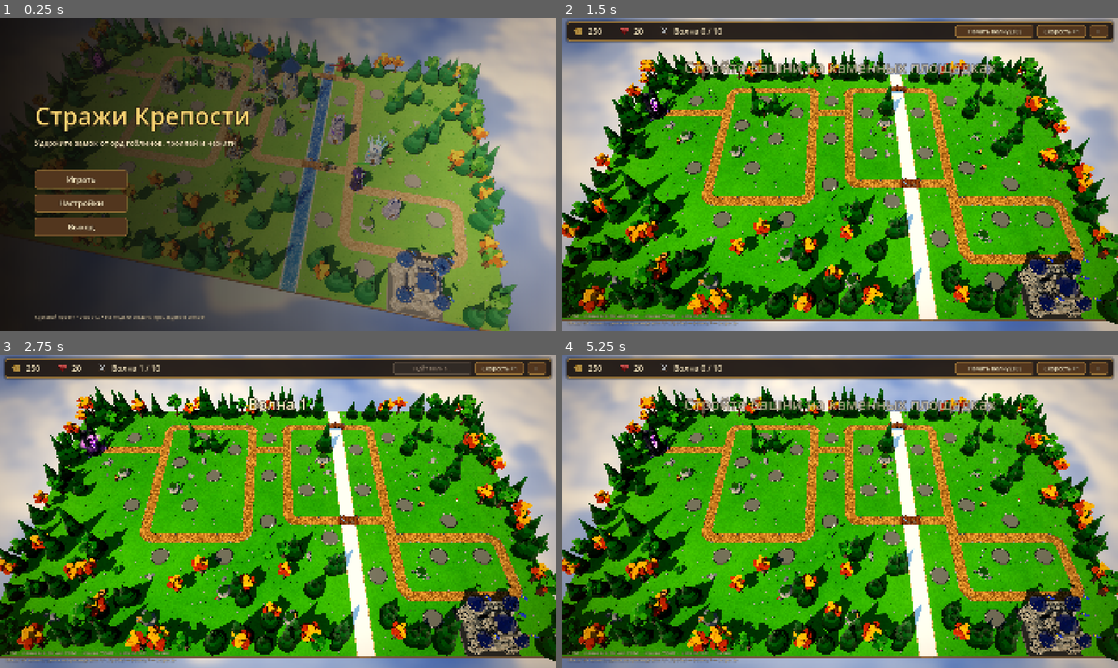
Above: before the commit, frames 1-4 (two rows, left to right).
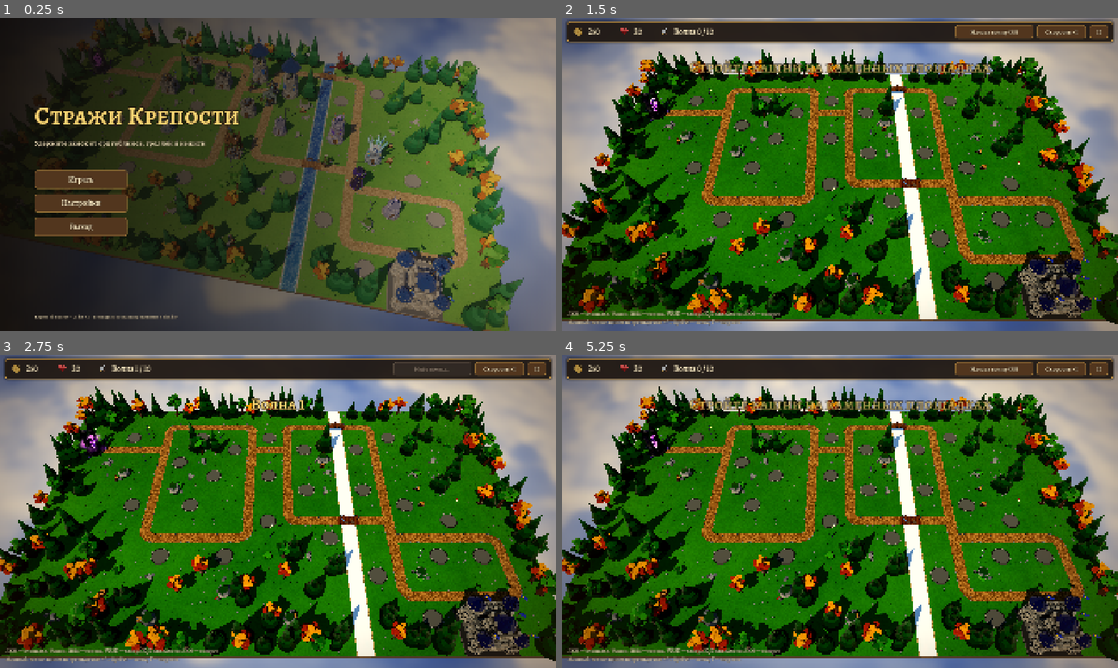
Above: after the commit, the same moments.

Repository: Aveyi/kurs-tower-defence
Game: Godot game, scene res://scenes/ui/main_menu.tscn
Two runs of this game, one before a commit and one after it. Both use one fixed random seed, a clock stepped at 60 frames per second and the inputs below.
Inputs:
- Up to frame 1 (0.25 s): no input
- Up to frame 2 (1.5 s): click "Играть" at 0.5 s; click "Играть" at 1.25 s
- Up to frame 3 (2.75 s): click "Начать волну (30)" at 2 s
- Up to frame 4 (5.25 s): click "Скорость ×1" at 2.75 s; click "Скорость ×2" at 3.5 s; click "II" at 4.25 s; click "Начать заново" at 5 s

The runs differ from the first frame. In frame 1, 32% of the frame differs, in the area x 6-100%, y 0-100%; in frame 2, 80%, in the area x 0-100%, y 0-100%; in frame 3, 80%; in frame 4, 80%.

Commit message:
Шрифты, превью улучшения, предупреждение о боссе, вращение камеры мышью
- Шрифты Alegreya / Alegreya SC (SIL OFL) с кириллицей для всего интерфейса
- При наведении на «Улучшить» панель показывает изменения (урон 70 → 85),
  круг дальности — новый радиус
- На волнах с боссом надпись «Приближается Некромант» посередине экрана
- Сцена темнее: экспозиция, рассеянный свет, приглушённая трава
- Вращение и наклон камеры зажатой левой кнопкой мыши; выбор площадки
  теперь по отпусканию кнопки
- Версия сборок 1.1

Co-Authored-By: Claude Opus 5.5 <noreply@anthropic.com>

Diff:
--- /dev/null
+++ b/assets/fonts/title_font.tres
@@ -0,0 +1,10 @@
+[gd_resource type="FontVariation" format=3]
+
+[ext_resource type="FontFile" path="res://assets/fonts/AlegreyaSC-Bold.ttf" id="1_alegreya_sc"]
+
+[resource]
+base_font = ExtResource("1_alegreya_sc")
+opentype_features = {
+1819178349: 1
+}
+spacing_glyph = 1
--- /dev/null
+++ b/assets/fonts/ui_font.tres
@@ -0,0 +1,12 @@
+[gd_resource type="FontVariation" format=3]
+
+[ext_resource type="FontFile" path="res://assets/fonts/Alegreya-Variable.ttf" id="1_alegreya"]
+
+[resource]
+base_font = ExtResource("1_alegreya")
+variation_opentype = {
+2003265652: 650
+}
+opentype_features = {
+1819178349: 1
+}
--- a/assets/ui/theme.tres
+++ b/assets/ui/theme.tres
@@ -1,4 +1,7 @@
 [gd_resource type="Theme" format=3]
+
+[ext_resource type="FontVariation" path="res://assets/fonts/ui_font.tres" id="1_ui_font"]
+[ext_resource type="FontVariation" path="res://assets/fonts/title_font.tres" id="2_title_font"]
 
 [sub_resource type="StyleBoxFlat" id="StyleBoxFlat_panel"]
 content_margin_left = 18.0
@@ -101,7 +104,8 @@
 corner_radius_bottom_left = 6
 
 [resource]
-default_font_size = 20
+default_font = ExtResource("1_ui_font")
+default_font_size = 22
 Button/colors/font_color = Color(0.97, 0.91, 0.76, 1)
 Button/colors/font_hover_color = Color(1, 0.96, 0.82, 1)
 Button/colors/font_pressed_color = Color(0.92, 0.82, 0.6, 1)
@@ -122,3 +126,6 @@
 TooltipLabel/colors/font_color = Color(0.97, 0.91, 0.76, 1)
 TooltipLabel/font_sizes/font_size = 18
 TooltipPanel/styles/panel = SubResource("StyleBoxFlat_tooltip")
+TitleLabel/base_type = &"Label"
+TitleLabel/colors/font_color = Color(0.98, 0.84, 0.45, 1)
+TitleLabel/fonts/font = ExtResource("2_title_font")
--- a/scenes/game/game.tscn
+++ b/scenes/game/game.tscn
@@ -40,8 +40,10 @@
 sky = SubResource("Sky_main")
 ambient_light_source = 3
 ambient_light_sky_contribution = 0.6
-ambient_light_energy = 0.55
+ambient_light_energy = 0.38
 tonemap_mode = 2
+tonemap_exposure = 0.78
+tonemap_white = 1.3
 ssao_enabled = true
 ssao_radius = 1.2
 ssao_intensity = 1.6
@@ -59,8 +61,8 @@
 
 [node name="Sun" type="DirectionalLight3D" parent="."]
 rotation = Vector3(-0.85, -0.6, 0)
-light_color = Color(1, 0.96, 0.88, 1)
-light_energy = 1.15
+light_color = Color(1, 0.94, 0.84, 1)
+light_energy = 1.05
 shadow_enabled = true
 directional_shadow_max_distance = 70.0
 
--- a/scenes/ui/hud.tscn
+++ b/scenes/ui/hud.tscn
@@ -6,6 +6,14 @@
 [ext_resource type="Texture2D" path="res://assets/ui/icons/heart.png" id="4_heart"]
 [ext_resource type="Texture2D" path="res://assets/ui/icons/wave.png" id="5_wave"]
 
+[sub_resource type="Gradient" id="Gradient_shade"]
+offsets = PackedFloat32Array(0, 0.25, 0.75, 1)
+colors = PackedColorArray(0.06, 0.01, 0.02, 0, 0.06, 0.01, 0.02, 0.72, 0.06, 0.01, 0.02, 0.72, 0.06, 0.01, 0.02, 0)
+
+[sub_resource type="GradientTexture2D" id="GradientTexture2D_shade"]
+gradient = SubResource("Gradient_shade")
+fill_to = Vector2(1, 0)
+
 [node name="HUD" type="CanvasLayer"]
 process_mode = 3
 script = ExtResource("1_hud")
@@ -125,6 +133,7 @@
 theme_override_constants/separation = 8
 
 [node name="Title" type="Label" parent="Root/BuildPanel/VBox"]
+theme_type_variation = &"TitleLabel"
 layout_mode = 2
 theme_override_font_sizes/font_size = 24
 text = "Постройка башни"
@@ -172,6 +181,7 @@
 alignment = 1
 
 [node name="TowerName" type="Label" parent="Root/TowerPanel/VBox/Header/Names"]
+theme_type_variation = &"TitleLabel"
 unique_name_in_owner = true
 layout_mode = 2
 theme_override_font_sizes/font_size = 28
@@ -183,13 +193,17 @@
 theme_override_colors/font_color = Color(0.85, 0.72, 0.45, 1)
 text = "Уровень 1 из 3"
 
-[node name="TowerStats" type="Label" parent="Root/TowerPanel/VBox"]
+[node name="TowerStats" type="RichTextLabel" parent="Root/TowerPanel/VBox"]
 unique_name_in_owner = true
 layout_mode = 2
 size_flags_vertical = 3
-theme_override_font_sizes/font_size = 19
+theme_override_colors/default_color = Color(0.97, 0.91, 0.76, 1)
+theme_override_font_sizes/normal_font_size = 20
+theme_override_font_sizes/bold_font_size = 20
+bbcode_enabled = true
 text = "Урон: 10"
-autowrap_mode = 2
+fit_content = true
+scroll_active = false
 
 [node name="UpgradeButton" type="Button" parent="Root/TowerPanel/VBox"]
 unique_name_in_owner = true
@@ -206,6 +220,7 @@
 text = "Продать"
 
 [node name="Banner" type="Label" parent="Root"]
+theme_type_variation = &"TitleLabel"
 unique_name_in_owner = true
 layout_mode = 1
 anchors_preset = 10
@@ -219,6 +234,60 @@
 horizontal_alignment = 1
 vertical_alignment = 1
 
+[node name="BossWarning" type="Control" parent="Root"]
+unique_name_in_owner = true
+layout_mode = 1
+anchors_preset = 14
+anchor_top = 0.5
+anchor_right = 1.0
+anchor_bottom = 0.5
+offset_top = -120.0
+offset_bottom = 80.0
+grow_horizontal = 2
+grow_vertical = 2
+mouse_filter = 2
+
+[node name="Shade" type="TextureRect" parent="Root/BossWarning"]
+layout_mode = 1
+anchors_preset = 15
+anchor_right = 1.0
+anchor_bottom = 1.0
+grow_horizontal = 2
+grow_vertical = 2
+mouse_filter = 2
+texture = SubResource("GradientTexture2D_shade")
+expand_mode = 1
+
+[node name="Box" type="VBoxContainer" parent="Root/BossWarning"]
+layout_mode = 1
+anchors_preset = 15
+anchor_right = 1.0
+anchor_bottom = 1.0
+grow_horizontal = 2
+grow_vertical = 2
+mouse_filter = 2
+alignment = 1
+
+[node name="BossTitle" type="Label" parent="Root/BossWarning/Box"]
+unique_name_in_owner = true
+layout_mode = 2
+theme_type_variation = &"TitleLabel"
+theme_override_colors/font_color = Color(1, 0.42, 0.3, 1)
+theme_override_colors/font_outline_color = Color(0.12, 0.02, 0.03, 1)
+theme_override_constants/outline_size = 16
+theme_override_font_sizes/font_size = 76
+text = "Приближается Некромант"
+horizontal_alignment = 1
+
+[node name="BossSubtitle" type="Label" parent="Root/BossWarning/Box"]
+unique_name_in_owner = true
+layout_mode = 2
+theme_override_colors/font_color = Color(1, 0.86, 0.72, 1)
+theme_override_constants/outline_size = 10
+theme_override_font_sizes/font_size = 28
+text = "Босс"
+horizontal_alignment = 1
+
 [node name="Hint" type="Label" parent="Root"]
 modulate = Color(1, 1, 1, 0.75)
 layout_mode = 1
@@ -226,12 +295,12 @@
 anchor_top = 1.0
 anchor_bottom = 1.0
 offset_left = 20.0
-offset_top = -64.0
-offset_right = 560.0
+offset_top = -72.0
+offset_right = 760.0
 offset_bottom = -14.0
 grow_vertical = 0
-theme_override_font_sizes/font_size = 15
-text = "ЛКМ — площадка / башня, ПКМ — отмена, WASD — камера, Q/E — поворот
+theme_override_font_sizes/font_size = 18
+text = "ЛКМ — площадка / башня, ПКМ — отмена, WASD — камера, Q/E или зажатая ЛКМ — поворот
 Масштаб: колесо, щипок на трекпаде или +/−. Пробел — волна, F — скорость"
 
 [node name="PauseMenu" type="Control" parent="Root"]
@@ -333,6 +402,7 @@
 theme_override_constants/separation = 14
 
 [node name="EndTitle" type="Label" parent="Root/EndScreen/Center/Panel/VBox"]
+theme_type_variation = &"TitleLabel"
 unique_name_in_owner = true
 layout_mode = 2
 theme_override_font_sizes/font_size = 56
--- a/scenes/ui/main_menu.tscn
+++ b/scenes/ui/main_menu.tscn
@@ -56,8 +56,8 @@
 theme_override_constants/separation = 18
 
 [node name="Title" type="Label" parent="VBox"]
+theme_type_variation = &"TitleLabel"
 layout_mode = 2
-theme_override_colors/font_color = Color(0.98, 0.84, 0.45, 1)
 theme_override_constants/outline_size = 14
 theme_override_font_sizes/font_size = 84
 text = "Стражи Крепости"
--- a/scripts/entities/effects.gd
+++ b/scripts/entities/effects.gd
@@ -60,6 +60,7 @@
 static var _process_materials := {}
 static var _draw_meshes := {}
 static var _sphere: SphereMesh
+static var _label_font: Font = preload("res://assets/fonts/title_font.tres")
 
 
 ## One-shot particle burst at `at`. `direction` turns the preset's main direction (e.g. a muzzle).
@@ -124,7 +125,8 @@
 static func floating_text(parent: Node, at: Vector3, text: String, color: Color) -> void:
 	var label := Label3D.new()
 	label.text = text
-	label.font_size = 56
+	label.font = _label_font
+	label.font_size = 60
 	label.outline_size = 14
 	label.pixel_size = 0.006
 	label.modulate = color
--- a/scripts/game/build_controller.gd
+++ b/scripts/game/build_controller.gd
@@ -18,6 +18,7 @@
 var _hover: MeshInstance3D
 var _selection: MeshInstance3D
 var _ring: MeshInstance3D
+var _press_on_map := false
 
 
 func setup(owner_game: Game) -> void:
@@ -57,10 +58,15 @@
 		return
 	if event is InputEventMouseMotion:
 		_update_hover(event.position)
-	elif event is InputEventMouseButton and event.pressed:
-		if event.button_index == MOUSE_BUTTON_LEFT:
-			_click(event.position)
-		elif event.button_index == MOUSE_BUTTON_RIGHT:
+	elif event is InputEventMouseButton:
+		# select on release, unless the press turned into a camera rotation (see CameraRig)
+		if event.button_index == MOUSE_BUTTON_LEFT and event.pressed:
+			_press_on_map = true
+		elif event.button_index == MOUSE_BUTTON_LEFT:
+			if _press_on_map and not game.camera_rig.rotated_since_press:
+				_click(event.position)
+			_press_on_map = false
+		elif event.button_index == MOUSE_BUTTON_RIGHT and event.pressed:
 			clear()
 
 
--- a/scripts/game/camera_rig.gd
+++ b/scripts/game/camera_rig.gd
@@ -1,7 +1,8 @@
 class_name CameraRig
 extends Node3D
 ## Strategy camera.
-## Pan: WASD / arrows, middle mouse drag. Rotate: Q / E.
+## Pan: WASD / arrows, middle mouse drag. Rotate: Q / E or hold the left button and drag
+## (sideways turns, up/down tilts). A short left click without dragging is left to BuildController.
 ## Zoom: mouse wheel, trackpad pinch or two-finger scroll, +/- keys.
 ## Close up the camera tilts toward the horizon and aims a bit higher, so the models are seen
 ## from the side; far away it looks down on the whole map.
@@ -24,6 +25,16 @@
 var _target_distance := 26.0
 var _yaw := 0.0
 var _dragging := false
+## Left button: pressed on the map, and whether it has moved far enough to count as a rotation.
+var _lmb_down := false
+var _lmb_travel := 0.0
+var _pitch_offset := 0.0
+## True from the moment a left-button drag starts rotating until the next left press.
+var rotated_since_press := false
+
+const DRAG_THRESHOLD := 6.0
+const MOUSE_YAW_SPEED := 0.004
+const MOUSE_PITCH_SPEED := 0.08
 var _shake := 0.0
 
 @onready var camera: Camera3D = $Camera3D
@@ -49,6 +60,8 @@
 
 func _process(delta: float) -> void:
 	var real_delta := delta / maxf(Engine.time_scale, 0.001)
+	if _lmb_down and not Input.is_mouse_button_pressed(MOUSE_BUTTON_LEFT):
+		_lmb_down = false  # released over the HUD, which ate the event
 	var move := Input.get_vector(&"cam_left", &"cam_right", &"cam_forward", &"cam_back")
 	_yaw += Input.get_axis(&"cam_rotate_right", &"cam_rotate_left") * rotate_speed * real_delta
 	position += Basis(Vector3.UP, _yaw) * Vector3(move.x, 0, move.y) * pan_speed * real_delta * (_distance / 26.0)
@@ -75,10 +88,21 @@
 					zoom_by(pow(1.0 / 0.88, notch))
 			MOUSE_BUTTON_MIDDLE:
 				_dragging = event.pressed
+			MOUSE_BUTTON_LEFT:
+				_lmb_down = event.pressed
+				if event.pressed:
+					_lmb_travel = 0.0
+					rotated_since_press = false
 	elif event is InputEventMagnifyGesture:  # trackpad pinch
 		zoom_by(1.0 / event.factor)
 	elif event is InputEventPanGesture:  # trackpad two-finger scroll
 		zoom_by(exp(event.delta.y * 0.08))
+	elif event is InputEventMouseMotion and _lmb_down:
+		_lmb_travel += event.relative.length()
+		if _lmb_travel > DRAG_THRESHOLD:
+			rotated_since_press = true
+			_yaw -= event.relative.x * MOUSE_YAW_SPEED
+			_pitch_offset = clampf(_pitch_offset + event.relative.y * MOUSE_PITCH_SPEED, -20.0, 20.0)
 	elif event is InputEventMouseMotion and _dragging:
 		var k := _distance / 900.0
 		position += Basis(Vector3.UP, _yaw) * Vector3(-event.relative.x, 0, -event.relative.y) * k
@@ -90,7 +114,7 @@
 		position.z = clampf(position.z, bounds.position.y, bounds.end.y)
 	rotation.y = _yaw
 	var t := inverse_lerp(min_distance, max_distance, _distance)
-	var pitch := deg_to_rad(lerpf(pitch_near, pitch_far, sqrt(t)))
+	var pitch := deg_to_rad(clampf(lerpf(pitch_near, pitch_far, sqrt(t)) + _pitch_offset, 15.0, 80.0))
 	var look := Vector3(0, lerpf(look_height_near, 0.0, t), 0)
 	camera.position = look + Vector3(0, sin(pitch) * _distance, cos(pitch) * _distance)
 	camera.rotation = Vector3(-pitch, 0, 0)
--- a/scripts/ui/hud.gd
+++ b/scripts/ui/hud.gd
@@ -5,6 +5,9 @@
 var game: Game
 var _tower_buttons := {}  # TowerData -> Button
 var _banner_tween: Tween
+var _boss_tween: Tween
+## True while the mouse is over the upgrade button: the panel previews the next level.
+var _upgrade_hover := false
 
 @onready var gold_label: Label = %GoldLabel
 @onready var lives_label: Label = %LivesLabel
@@ -18,7 +21,10 @@
 @onready var tower_icon: TextureRect = %TowerIcon
 @onready var tower_name: Label = %TowerName
 @onready var tower_level: Label = %TowerLevel
-@onready var tower_stats: Label = %TowerStats
+@onready var tower_stats: RichTextLabel = %TowerStats
+@onready var boss_warning: Control = %BossWarning
+@onready var boss_title: Label = %BossTitle
+@onready var boss_subtitle: Label = %BossSubtitle
 @onready var upgrade_button: Button = %UpgradeButton
 @onready var sell_button: Button = %SellButton
 @onready var banner: Label = %Banner
@@ -34,6 +40,9 @@
 	pause_menu.hide()
 	end_screen.hide()
 	banner.modulate.a = 0.0
+	boss_warning.modulate.a = 0.0
+	upgrade_button.mouse_entered.connect(_set_upgrade_hover.bind(true))
+	upgrade_button.mouse_exited.connect(_set_upgrade_hover.bind(false))
 	next_wave_button.pressed.connect(func() -> void: game.start_next_wave())
 	speed_button.pressed.connect(_toggle_speed)
 	pause_button.pressed.connect(_toggle_pause)
@@ -104,6 +113,12 @@
 func _on_wave_started(index: int, total: int) -> void:
 	wave_label.text = "Волна %d / %d" % [index + 1, total]
 	_show_banner("Волна %d" % (index + 1) if index + 1 < total else "Последняя волна!")
+	var bosses := PackedStringArray()
+	for group in game.level.waves[index].groups:
+		if group.enemy.is_boss and not group.enemy.display_name in bosses:
+			bosses.append(group.enemy.display_name)
+	if not bosses.is_empty():
+		_show_boss_warning(bosses)
 
 
 func _on_countdown_changed(seconds: float) -> void:
@@ -184,23 +199,29 @@
 
 func _refresh_tower_panel(tower: Tower) -> void:
 	var s := tower.stats()
+	var preview := _upgrade_hover and tower.can_upgrade()
+	var n: TowerLevel = tower.data.levels[tower.level + 1] if preview else s
 	tower_icon.texture = tower.data.icon
 	tower_name.text = tower.data.display_name
 	tower_level.text = "Уровень %d из %d" % [tower.level + 1, tower.data.levels.size()]
+	if preview:
+		tower_level.text += "  →  %d" % (tower.level + 2)
 	var lines := PackedStringArray([
-		"Урон: %s" % _num(s.damage),
-		"Дальность: %s м" % _num(s.attack_range),
-		"Выстрелов в секунду: %s" % _num(s.fire_rate),
+		"Урон: %s" % _change(s.damage, n.damage),
+		"Дальность: %s" % _change(s.attack_range, n.attack_range, " м"),
+		"Выстрелов в секунду: %s" % _change(s.fire_rate, n.fire_rate),
 		"Цели: %s" % tower.data.targets_text(),
 		"Приоритет: %s" % tower.data.priority_text(),
 	])
 	if tower.data.air_damage_multiplier != 1.0:
 		lines.append("Урон по летающим: ×%s" % _num(tower.data.air_damage_multiplier))
-	if s.splash_radius > 0.0:
-		lines.append("Урон по площади: %s м" % _num(s.splash_radius))
-	if s.slow_factor < 1.0:
-		lines.append("Замедление: −%d%% на %s с" % [roundi((1.0 - s.slow_factor) * 100), _num(s.slow_duration)])
+	if s.splash_radius > 0.0 or n.splash_radius > 0.0:
+		lines.append("Урон по площади: %s" % _change(s.splash_radius, n.splash_radius, " м"))
+	if s.slow_factor < 1.0 or n.slow_factor < 1.0:
+		lines.append("Замедление: %s на %s" % [_change(roundi((1.0 - s.slow_factor) * 100),
+				roundi((1.0 - n.slow_factor) * 100), "%", "−"), _change(s.slow_duration, n.slow_duration, " с")])
 	tower_stats.text = "\n".join(lines)
+	game.build.show_range(n.attack_range)
 	if tower.can_upgrade():
 		upgrade_button.text = "Улучшить — %d" % tower.upgrade_cost()
 		upgrade_button.disabled = false
@@ -227,6 +248,19 @@
 		game.build.clear()
 
 
+func _set_upgrade_hover(on: bool) -> void:
+	_upgrade_hover = on
+	if tower_panel.visible and game.build.selected_tower:
+		_refresh_tower_panel(game.build.selected_tower)
+
+
+## "70" when unchanged, otherwise "70 → 85" with the new value highlighted.
+static func _change(current: float, next: float, unit := "", prefix := "") -> String:
+	if is_equal_approx(current, next):
+		return prefix + _num(current) + unit
+	return "%s%s%s [color=#9cf06a][b]→ %s%s%s[/b][/color]" % [prefix, _num(current), unit, prefix, _num(next), unit]
+
+
 static func _num(value: float) -> String:
 	return str(int(value)) if is_equal_approx(value, roundf(value)) else "%.1f" % value
 
@@ -242,6 +276,27 @@
 	_banner_tween.tween_property(banner, "modulate:a", 0.0, 0.6)
 
 
+func _show_boss_warning(bosses: PackedStringArray) -> void:
+	var names := " и ".join(bosses)
+	boss_title.text = ("Приближаются %s" if bosses.size() > 1 else "Приближается %s") % names
+	boss_subtitle.text = "Боссы вступают в бой" if bosses.size() > 1 else "Босс вступает в бой"
+	Audio.play(&"summon", -2.0)
+	if _boss_tween:
+		_boss_tween.kill()
+	boss_warning.pivot_offset = boss_warning.size / 2.0
+	boss_warning.scale = Vector2(1.25, 1.25)
+	_boss_tween = create_tween()
+	_boss_tween.tween_interval(1.4)  # after the wave banner and horn
+	_boss_tween.tween_property(boss_warning, "modulate:a", 1.0, 0.35)
+	_boss_tween.parallel().tween_property(boss_warning, "scale", Vector2.ONE, 0.5) \
+			.set_trans(Tween.TRANS_BACK).set_ease(Tween.EASE_OUT)
+	for i in 2:  # a menacing pulse
+		_boss_tween.tween_property(boss_title, "modulate", Color(1.4, 1.1, 1.1), 0.35)
+		_boss_tween.tween_property(boss_title, "modulate", Color.WHITE, 0.35)
+	_boss_tween.tween_interval(1.2)
+	_boss_tween.tween_property(boss_warning, "modulate:a", 0.0, 0.8)
+
+
 func _on_game_over(victory: bool) -> void:
 	build_panel.hide()
 	tower_panel.hide()
--- a/scripts/ui/level_select.gd
+++ b/scripts/ui/level_select.gd
@@ -27,8 +27,8 @@
 	add_child(root)
 	var title := Label.new()
 	title.text = "Выбор уровня"
-	title.add_theme_font_size_override(&"font_size", 56)
-	title.add_theme_color_override(&"font_color", Color(0.98, 0.84, 0.45))
+	title.theme_type_variation = &"TitleLabel"
+	title.add_theme_font_size_override(&"font_size", 60)
 	title.add_theme_constant_override(&"outline_size", 12)
 	root.add_child(title)
 
@@ -73,14 +73,15 @@
 
 	var name := Label.new()
 	name.text = "%d. %s" % [number, level.display_name]
-	name.add_theme_font_size_override(&"font_size", 30)
+	name.theme_type_variation = &"TitleLabel"
+	name.add_theme_font_size_override(&"font_size", 32)
 	box.add_child(name)
 
 	var description := Label.new()
 	description.text = level.description
 	description.autowrap_mode = TextServer.AUTOWRAP_WORD_SMART
 	description.custom_minimum_size = Vector2(480, 0)
-	description.add_theme_font_size_override(&"font_size", 18)
+	description.add_theme_font_size_override(&"font_size", 20)
 	description.modulate = Color(1, 1, 1, 0.85)
 	box.add_child(description)
 
@@ -125,14 +126,16 @@
 	panel.add_child(box)
 	var mark := Label.new()
 	mark.text = "?"
-	mark.add_theme_font_size_override(&"font_size", 220)
+	mark.theme_type_variation = &"TitleLabel"
+	mark.add_theme_font_size_override(&"font_size", 240)
 	mark.add_theme_color_override(&"font_color", Color(0.45, 0.42, 0.38))
 	mark.add_theme_constant_override(&"outline_size", 0)
 	mark.horizontal_alignment = HORIZONTAL_ALIGNMENT_CENTER
 	box.add_child(mark)
 	var caption := Label.new()
 	caption.text = "Уровень %d — в разработке" % number
-	caption.add_theme_font_size_override(&"font_size", 28)
+	caption.theme_type_variation = &"TitleLabel"
+	caption.add_theme_font_size_override(&"font_size", 30)
 	caption.add_theme_color_override(&"font_color", Color(0.6, 0.56, 0.5))
 	caption.horizontal_alignment = HORIZONTAL_ALIGNMENT_CENTER
 	box.add_child(caption)
--- a/scripts/ui/settings_menu.gd
+++ b/scripts/ui/settings_menu.gd
@@ -108,6 +108,7 @@
 func _title(text: String, size: int) -> Label:
 	var label := Label.new()
 	label.text = text
+	label.theme_type_variation = &"TitleLabel"
 	label.add_theme_font_size_override(&"font_size", size)
 	label.horizontal_alignment = HORIZONTAL_ALIGNMENT_CENTER
 	return label
@@ -116,8 +117,8 @@
 func _section(text: String) -> void:
 	var label := Label.new()
 	label.text = text
-	label.add_theme_font_size_override(&"font_size", 26)
-	label.add_theme_color_override(&"font_color", Color(0.98, 0.84, 0.45))
+	label.theme_type_variation = &"TitleLabel"
+	label.add_theme_font_size_override(&"font_size", 28)
 	_grid.add_child(label)
 	_grid.add_child(Control.new())
 
--- a/shaders/color_grade.gdshader
+++ b/shaders/color_grade.gdshader
@@ -3,11 +3,11 @@
 shader_type canvas_item;
 
 uniform sampler2D screen_texture : hint_screen_texture, filter_linear_mipmap;
-uniform float saturation = 1.12;
+uniform float saturation = 1.06;
 uniform float contrast = 1.05;
 uniform vec3 shadow_tint : source_color = vec3(0.88, 0.94, 1.0);
 uniform vec3 highlight_tint : source_color = vec3(1.04, 1.0, 0.93);
-uniform float vignette = 0.35;
+uniform float vignette = 0.45;
 uniform vec3 vignette_color : source_color = vec3(0.16, 0.09, 0.05);
 
 void fragment() {
--- a/shaders/ground.gdshader
+++ b/shaders/ground.gdshader
@@ -6,8 +6,8 @@
 #include "res://shaders/include/fx.gdshaderinc"
 #include "res://shaders/include/toon_light.gdshaderinc"
 
-uniform vec3 patch_dark = vec3(0.8, 0.9, 0.72);
-uniform vec3 patch_light = vec3(1.14, 1.1, 0.86);
+uniform vec3 patch_dark = vec3(0.68, 0.78, 0.62);
+uniform vec3 patch_light = vec3(0.98, 0.96, 0.78);
 uniform float patch_scale = 0.14;
 uniform float detail_scale = 1.3;
 uniform float facet_softening : hint_range(0.0, 1.0) = 0.55;
Binary file added: assets/fonts/Alegreya-Variable.ttf
Not shown, added: assets/fonts/Alegreya-Variable.ttf.import
Binary file added: assets/fonts/AlegreyaSC-Bold.ttf
Not shown, added: assets/fonts/AlegreyaSC-Bold.ttf.import
Not shown, added: assets/fonts/OFL.txt
Binary file changed: assets/ui/menu_bg.png
Binary file changed: docs/screenshots/map.png
Not shown, changed: export_presets.cfg
